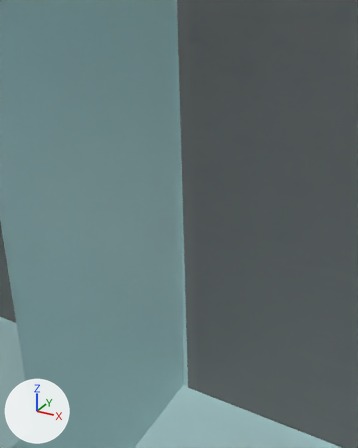
One commit to the Blender file Project.blend: the scene before it, then after it.
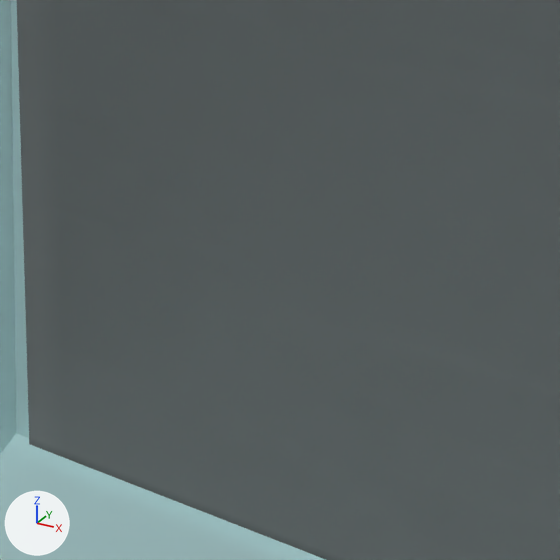
Each version is shown from a 50 mm lens placed at (-15.85, -1.051, 1.057), pointed at (-16.888, 0.836, 0.114), then close up on the part from 50% to 100% of the width and 55% to 95% of the height. Arrows for +X, +Y and +Z are at lower left; the lights stay in place.
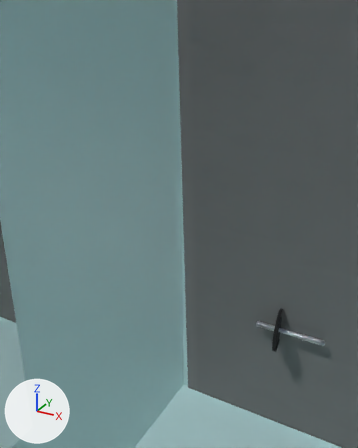
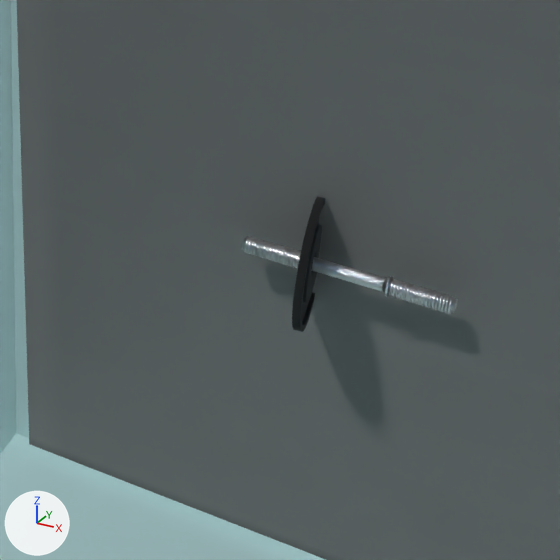
What differs and where, as boxes (x1, y1, x2, y2) in the close-ups (560 x 560 px):
'Circle', added
    after: (292, 196, 325, 332)
'Cylinder.004', added
    after: (244, 236, 455, 314)
'Cylinder', added
    after: (312, 257, 385, 291)
'Cylinder.003', added
    after: (242, 237, 457, 313)
'Cylinder.002', added
    after: (382, 276, 394, 297)

The change, as a list of edits to the scene's bpy script:
```text
Add mat_black_metal:
    mat_black_metal = principled_material('Black Metal')
    mat_black_metal.base_color = (0.0679, 0.0679, 0.0679)  # dark grey #4a4a4a
    mat_black_metal.metallic = 1.0
    mat_black_metal.roughness = 1.0
Add mat_metal:
    mat_metal = principled_material('Metal')
    mat_metal.base_color = (0.674, 0.674, 0.674)  # light grey #d6d6d6
    mat_metal.metallic = 1.0
    mat_metal.roughness = 0.3
Add me_circle:
    me_circle.from_pydata(...)  # 495 vertices, 529 faces; spans x -0.079..0.079, y -0.079..0.079, z -0.005..0.005
    me_circle.polygons.foreach_set('use_smooth', [True] * 529)
    me_circle.materials.append(mat_black_metal)  # dark grey #4a4a4a
Add me_cylinder_007:
    me_cylinder_007.from_pydata(...)  # 128 vertices, 98 faces; spans x -0.0102..0.0102, y -0.0102..0.0102, z -0.0508..0.0508
    me_cylinder_007.polygons.foreach_set('use_smooth', [True] * 98)
    me_cylinder_007.materials.append(mat_metal)  # light grey #d6d6d6
Add me_cylinder_003:
    me_cylinder_003.from_pydata(...)  # 3616 vertices, 7168 faces; spans x -0.0105..0.0105, y -0.0105..0.0105, z -0.0571..0.0571
    me_cylinder_003.materials.append(mat_metal)  # light grey #d6d6d6
Add me_cylinder_006:
    me_cylinder_006.from_pydata(...)  # 64 vertices, 33 faces; spans x -0.0102..0.0102, y -0.0102..0.0102, z -0.0508..0.0508
    me_cylinder_006.polygons.foreach_set('use_smooth', [True] * 33)
    me_cylinder_006.materials.append(mat_metal)  # light grey #d6d6d6
Add me_cylinder_005:
    me_cylinder_005.from_pydata(...)  # 320 vertices, 289 faces; spans x -0.0155..0.0154, y -0.0155..0.0154, z 0.0574..0.0673
    me_cylinder_005.polygons.foreach_set('use_smooth', [True] * 289)
    me_cylinder_005.materials.append(mat_metal)  # light grey #d6d6d6
Add ob_circle:
    ob_circle = bpy.data.objects.new('Circle', me_circle)
    ob_circle.location = (-16.386, 0.906, -0.358)
    ob_circle.rotation_euler = (1.753, 1.63, -1.26)  # degrees (100, 93, -72)
    ob_circle.scale = (1.31, 1.31, 1.31)
    _m = ob_circle.modifiers.new('Subdivision', 'SUBSURF')
    _m.levels = 2
Add ob_cylinder_004:
    ob_cylinder_004 = bpy.data.objects.new('Cylinder.004', me_cylinder_007)
    ob_cylinder_004.location = (-16.172, 0.907, -0.359)
    ob_cylinder_004.rotation_euler = (4.712, 0.0, 1.571)  # degrees (270, 0, 90)
    ob_cylinder_004.scale = (1.28, 1.28, 0.0319)
    _m = ob_cylinder_004.modifiers.new('Array', 'ARRAY')
    _m.count = 19
    _m.relative_offset_displace = (0.0, 0.0, 1.5)
    _m = ob_cylinder_004.modifiers.new('Mirror', 'MIRROR')
    _m.use_axis = (False, False, True)
    _m.mirror_object = ob_cylinder
Add ob_cylinder:
    ob_cylinder = bpy.data.objects.new('Cylinder', me_cylinder_003)
    ob_cylinder.location = (-16.33, 0.906, -0.358)
    ob_cylinder.rotation_euler = (1.571, 0.0, -1.571)  # degrees (90, 0, -90)
    _m = ob_cylinder.modifiers.new('Bevel', 'BEVEL')
    _m.width = 0.00015
    _m.width_pct = 0.00015
Add ob_cylinder_003:
    ob_cylinder_003 = bpy.data.objects.new('Cylinder.003', me_cylinder_006)
    ob_cylinder_003.location = (-16.217, 0.906, -0.358)
    ob_cylinder_003.rotation_euler = (4.712, 0.0, 1.571)  # degrees (270, 0, 90)
    _m = ob_cylinder_003.modifiers.new('Mirror', 'MIRROR')
    _m.use_axis = (False, False, True)
    _m.mirror_object = ob_cylinder
Add ob_cylinder_002:
    ob_cylinder_002 = bpy.data.objects.new('Cylinder.002', me_cylinder_005)
    ob_cylinder_002.location = (-16.33, 0.906, -0.358)
    ob_cylinder_002.rotation_euler = (1.571, 0.0, -1.571)  # degrees (90, 0, -90)
    _m = ob_cylinder_002.modifiers.new('Mirror', 'MIRROR')
    _m.use_axis = (True, False, True)
```
